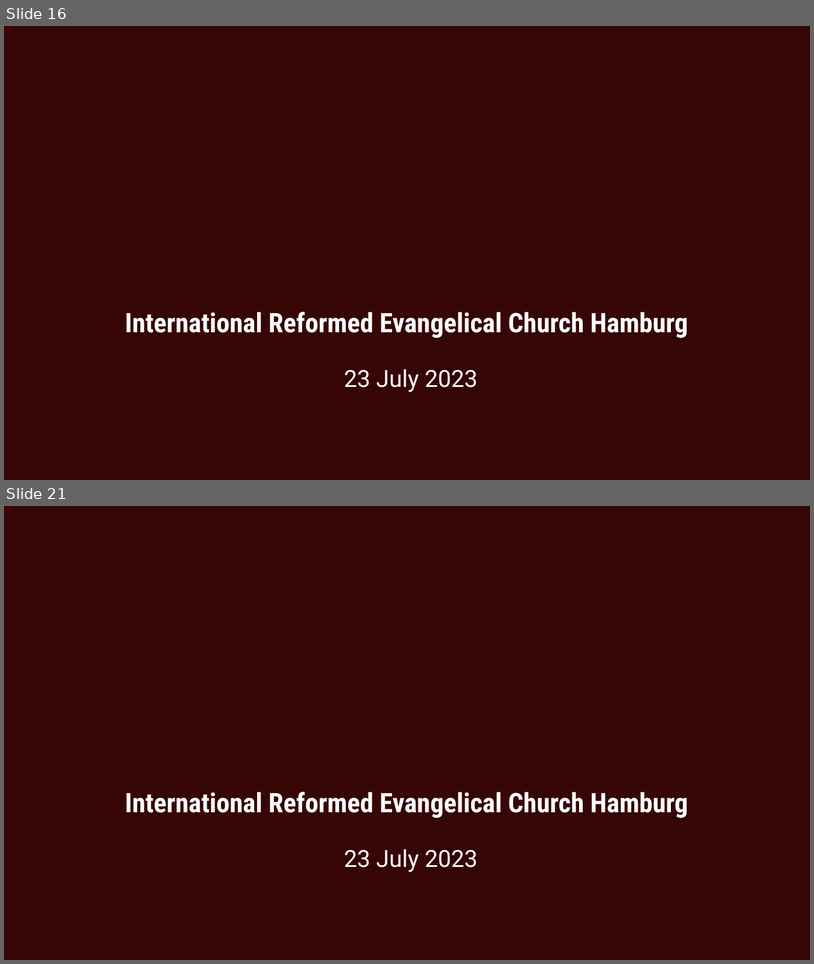
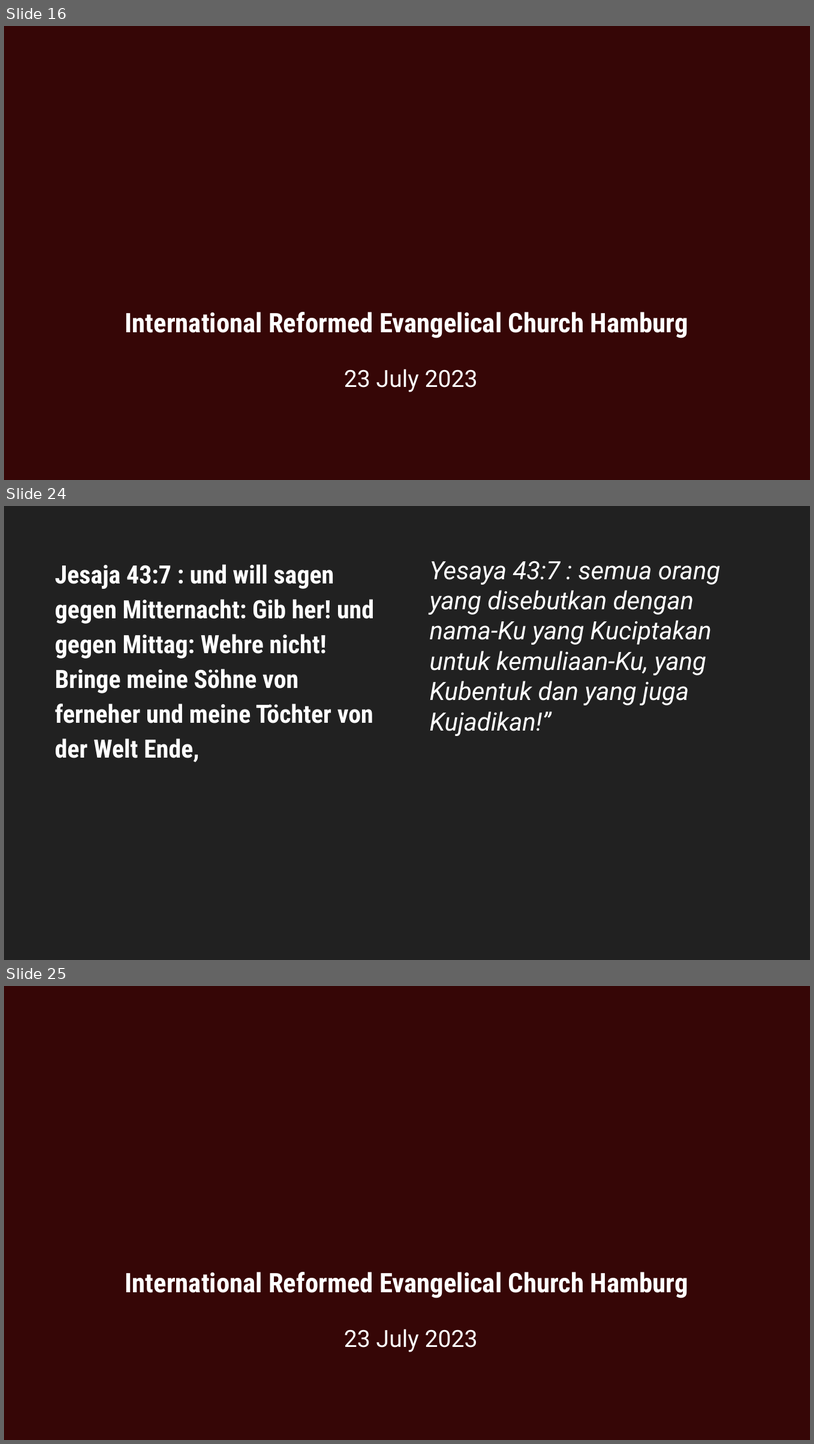
Before and after one commit to stepkurniawan/grii_hamburg_slidemaker, a slide deck: 20230723.pptx. Shown one above the other, each under a label of ours: slides 16 and 21 before the commit, slides 16, 24 and 25 after it; the slides between them are not shown. The pictures are 814x964 and 814x1444 pixels, drawn with LibreOffice and Linux fonts; fonts in the diff are those of the drawing; background and template pictures are left out. Boxes give left, top, right and bottom in pixels: in the first picture for what was removed or moved away, otherwise in the second. Text is boxed around its words. In the diff, an @@ line names an element or a change of style, - is before the commit and + after.

```diff
--- a/20230723.pptx
+++ b/20230723.pptx
@@ slide 24 added at bbox=[4, 506, 810, 960], background #212121 @@
@@ text added at bbox=[55, 564, 374, 762], 30 pt, text #FFFFFF, bold @@
+Jesaja 43:7 : und will sagen gegen Mitternacht: Gib her! und gegen Mittag: Wehre nicht! Bringe meine Söhne von ferneher und meine Töchter von der Welt Ende,
@@ text added at bbox=[430, 561, 721, 736], 30 pt, text #FFFFFF, italic @@
+Yesaya 43:7 : semua orang yang disebutkan dengan nama-Ku yang Kuciptakan untuk kemuliaan-Ku, yang Kubentuk dan yang juga Kujadikan!”
@@ what was slide 21 is now slide 25 @@
```
Also in this commit, not shown: 1 slide changed, 7 other slides added, 4 slides removed, 5 other files.
